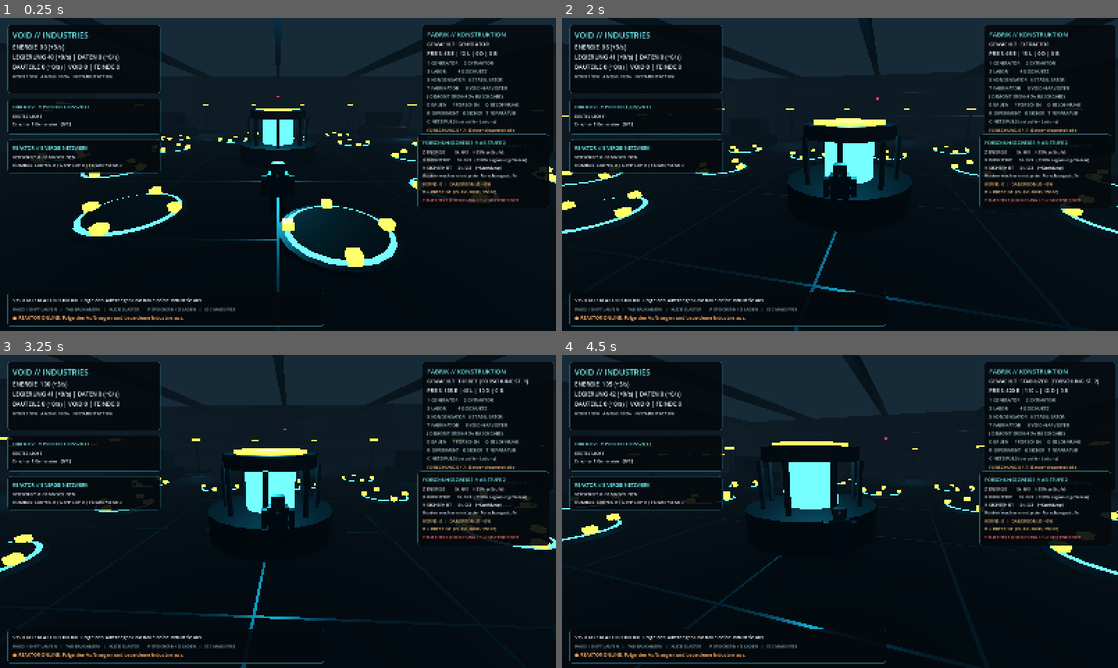
Above: before the commit, frames 1-4 (two rows, left to right).
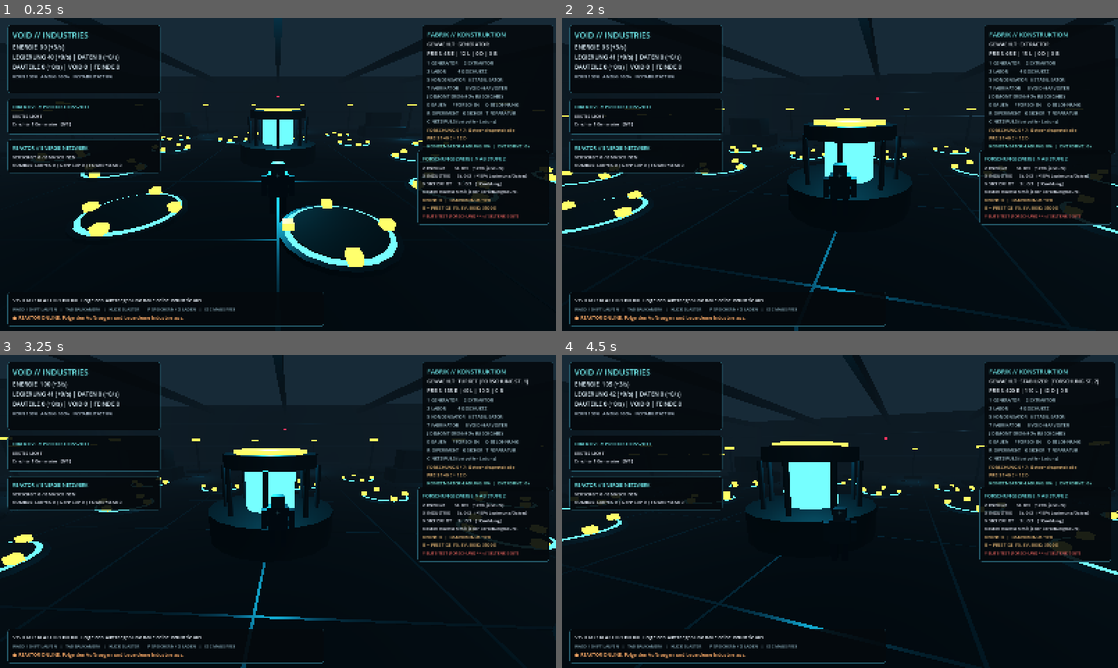
Above: after the commit, the same moments.

Repository: Lizziies/Chatgpt-in-chat-GPT-6-Hoch-Game
Game: Godot game, scene res://scenes/main.tscn
The game is run twice, just before and just after one commit, with the same random seed, the same clock (stepped at 60 frames per second) and the same inputs.
Inputs (mouse positions are in pixels of both pictures, inside the frame that each line leads up to):
- Up to frame 1 (0.25 s): no input
- Up to frame 2 (2 s): tap Enter at 0.5 s; move the mouse to (867, 174) at 0.52 s; hold W from 0.53 s (still down); tap 1 at 0.6 s; click (867, 174) at 0.67 s; tap Space at 0.77, 1.52 s; move the mouse to (812, 174) at 1.27 s; tap 2 at 1.35 s
- Up to frame 3 (3.25 s): keep holding W; move the mouse to (289, 505) at 2.02 s; tap 3 at 2.1 s; move the mouse to (272, 517) at 2.77 s; tap 4 at 2.85 s; click (272, 517) at 2.92 s; tap Space at 3.02 s
- Up to frame 4 (4.5 s): keep holding W; move the mouse to (878, 514) at 3.52 s; tap 5 at 3.6 s; tap Space at 3.77 s; move the mouse to (795, 508) at 4.27 s; tap 6 at 4.35 s

The runs differ from the first frame. In frame 1, 2.0% of the frame differs, in the area x 75-99%, y 36-67%; in frame 2, 2.1%; in frame 3, 2.0%; in frame 4, 2.1%.

Commit message:
docs: pre-alpha 0.4 industrial processing, controls and interface spacing

Diff:
--- a/scripts/hud.gd
+++ b/scripts/hud.gd
@@ -29,7 +29,7 @@
 	title_label = _label(top_box, "VOID // INDUSTRIES", 23, Color(0.45, 0.93, 0.94))
 	resource_label = _label(top_box, "INITIALISIERUNG", 17, Color(0.89, 0.96, 1.0))
 	vitals_label = _label(top_box, "", 13, Color(0.78, 0.85, 0.92))
-	var side_panel := _panel(root, Vector2(-385, 20), Vector2(378, 336), true)
+	var side_panel := _panel(root, Vector2(-385, 20), Vector2(378, 346), true)
 	var side_box := _column(side_panel)
 	_label(side_box, "FABRIK // KONSTRUKTION", 18, Color(0.45, 0.93, 0.94))
 	build_label = _label(side_box, "", 15, Color(0.9, 0.93, 0.96))
@@ -51,7 +51,7 @@
 	var power_box := _column(power_panel)
 	_label(power_box, "REAKTOR // ENERGIE-NETZWERK", 14, Color(0.45, 0.93, 0.94))
 	power_label = _label(power_box, "", 13, Color(0.90, 0.92, 0.97))
-	var upgrade_panel := _panel(root, Vector2(-398, 334), Vector2(378, 215), true)
+	var upgrade_panel := _panel(root, Vector2(-398, 380), Vector2(378, 215), true)
 	var upgrade_box := _column(upgrade_panel)
 	_label(upgrade_box, "FORSCHUNGSZWEIGE // AB STUFE 2", 14, Color(0.45, 0.93, 0.94))
 	specialty_label = _label(upgrade_box, "", 13, Color(0.90, 0.92, 0.97))
Not shown, changed: CHANGELOG.md
Not shown, changed: README.md
